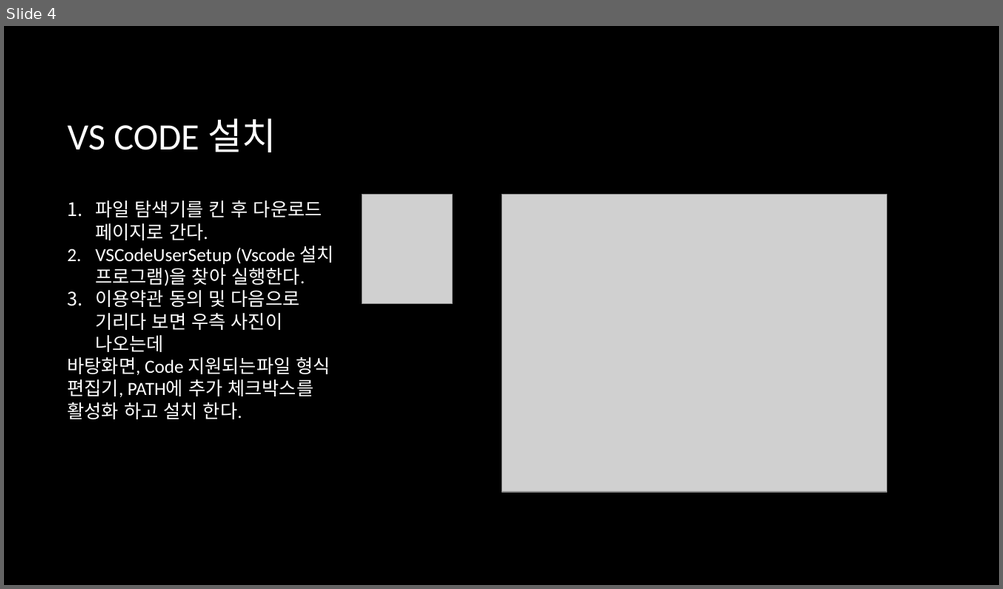
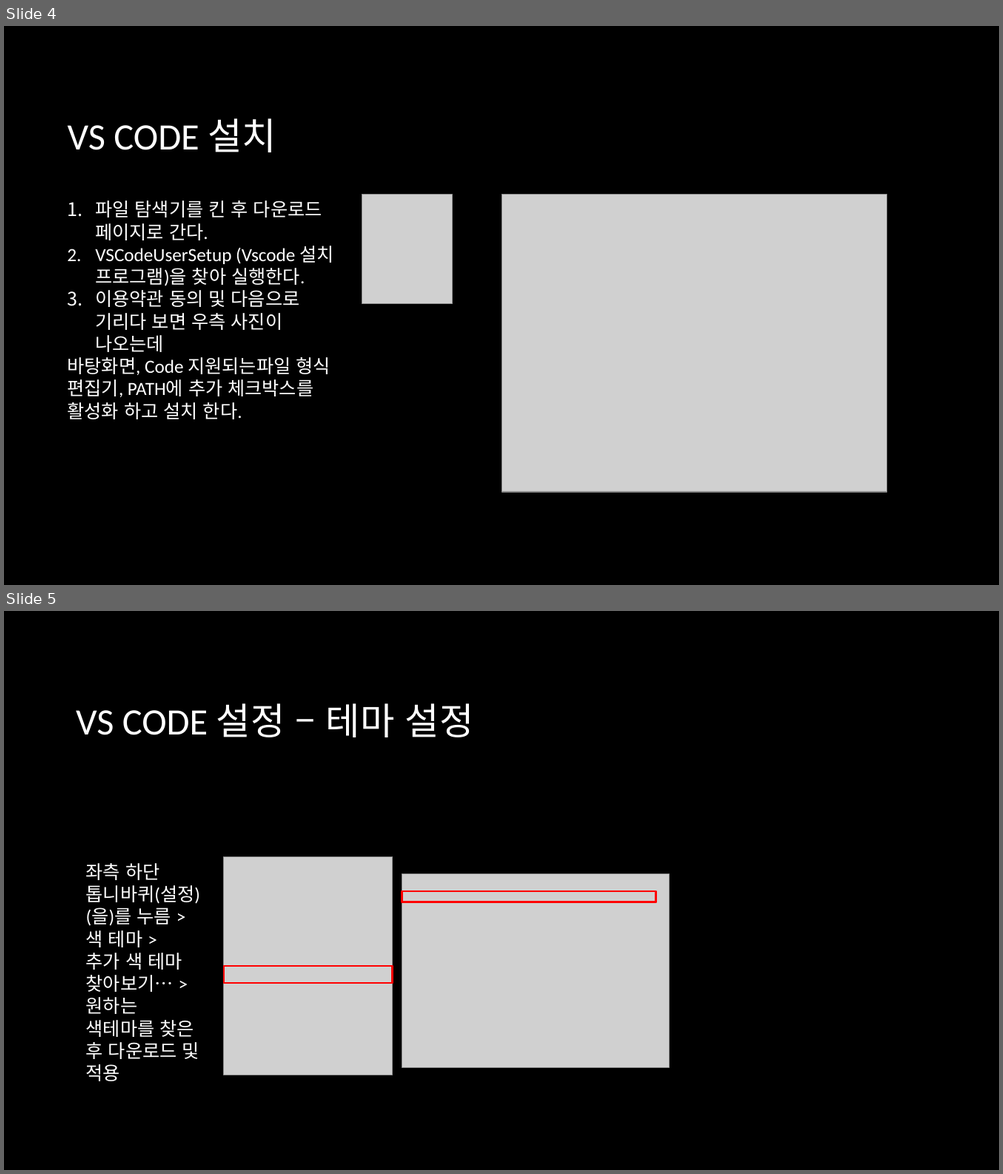
Before and after one commit to keeui0/java_fullstack, a slide deck: Vs code 설치 및 설정.pptx. Shown one above the other, each under a label of ours: slide 4 before the commit, slides 4 and 5 after it. The pictures are 1003x589 and 1003x1174 pixels, drawn with LibreOffice and Linux fonts; fonts in the diff are those of the drawing; grey boxes stand for pictures; background and template pictures are left out. Boxes give left, top, right and bottom in pixels: in the first picture for what was removed or moved away, otherwise in the second. Text is boxed around its words. In the diff, an @@ line names an element or a change of style, - is before the commit and + after.

```diff
--- a/Vs code 설치 및 설정.pptx
+++ b/Vs code 설치 및 설정.pptx
@@ slide 5 added at bbox=[4, 611, 999, 1170], background picture (left out) @@
@@ title added at bbox=[76, 703, 474, 738], 36 pt, text #FFFFFF @@
+VS CODE 설정 – 테마 설정
@@ text added at bbox=[86, 863, 200, 1059], 18 pt, text #FFFFFF @@
+좌측 하단 톱니바퀴(설정)
+(을)를 누름 >
+색 테마 >
+추가 색 테마 찾아보기… >
+원하는 색테마를 찾은 후 다운로드 및 적용
@@ picture added at bbox=[223, 857, 392, 1076] @@
@@ picture added at bbox=[401, 874, 669, 1068] @@
@@ frame added at bbox=[401, 891, 656, 903], fill #AC3EC1, outline #FF0000 1.5 pt @@
@@ frame added at bbox=[223, 966, 392, 983], fill #AC3EC1, outline #FF0000 1.5 pt @@
```
Also in this commit, not shown: 1 slide changed, 2 other slides added, 1 slide removed.
